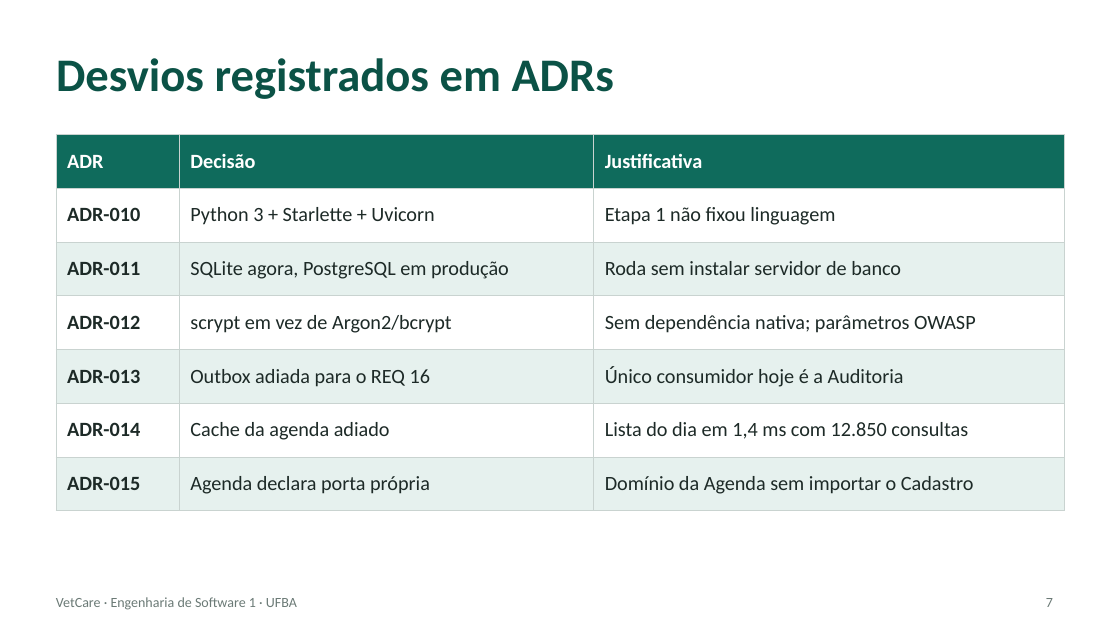
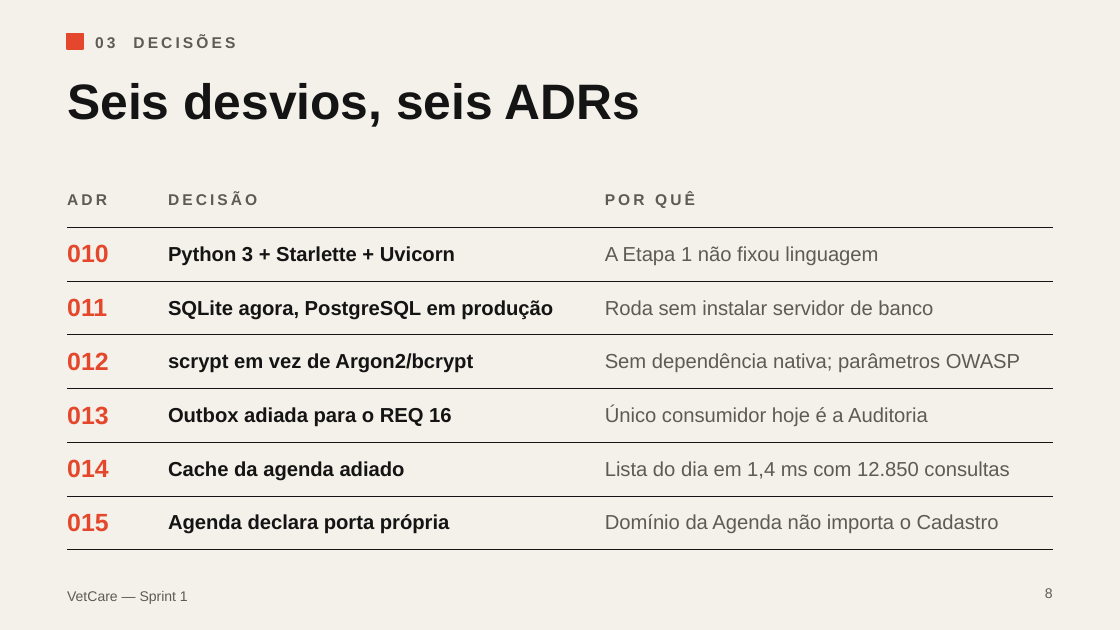
Before and after one commit to GuilhermePSBG/vetcare, a slide deck: slide 8 of docs/VetCare_Trabalho2_Sprint1.pptx (slide 7 before the commit). Drawn at 1120x630 pixels with LibreOffice and Linux fonts; fonts in the diff are those of the drawing. Boxes give left, top, right and bottom in pixels: in the first picture for what was removed or moved away, otherwise in the second. Text is boxed around its words. In the diff, an @@ line names an element or a change of style, - is before the commit and + after.

```diff
--- a/docs/VetCare_Trabalho2_Sprint1.pptx
+++ b/docs/VetCare_Trabalho2_Sprint1.pptx
@@ background #FFFFFF to #F4F1EA @@
@@ rectangle added at box(67, 34, 83, 49), fill #E4472B, outline #E4472B 1 pt @@
@@ text added at box(95, 36, 235, 48), 10 pt, text #5E5B55, bold @@
+03 DECISÕES
@@ title at box(67, 83, 641, 127): text changed; size 30 to 32 pt; font Calibri to Arial; text colour #0B5246 to #141414 @@
-Desvios registrados em ADRs
+Seis desvios, seis ADRs
@@ title "Seis desvios, seis ADRs" at box(67, 83, 641, 127): vertical alignment middle to top @@
@@ table at box(67, 174, 1053, 538) @@
-row 1, column 2: Decisão
+row 1, column 2: DECISÃO
-row 1, column 3: Justificativa
+row 1, column 3: POR QUÊ
-row 2, column 1: ADR-010
+row 2, column 1: 010
-row 2, column 3: Etapa 1 não fixou linguagem
+row 2, column 3: A Etapa 1 não fixou linguagem
-row 3, column 1: ADR-011
+row 3, column 1: 011
-row 4, column 1: ADR-012
+row 4, column 1: 012
-row 5, column 1: ADR-013
+row 5, column 1: 013
-row 6, column 1: ADR-014
+row 6, column 1: 014
-row 7, column 1: ADR-015
+row 7, column 1: 015
-row 7, column 3: Domínio da Agenda sem importar o Cadastro
+row 7, column 3: Domínio da Agenda não importa o Cadastro
@@ fill #0F6B5C to none in row 1 @@
@@ fill #FFFFFF to none in 9 cells @@
@@ fill #E6F1EE to none in 9 cells @@
@@ size 13 to 10 pt, text colour #FFFFFF to #5E5B55, letter spacing 0 to 2 pt in "ADR" @@
@@ font Calibri to Arial in "ADR", "Python 3 + Starlette + Uvicorn", "SQLite agora, PostgreSQL em produção", "Roda sem instalar servidor de banco" and 7 more places @@
@@ text colour #1D2A27 to #141414, bold on in "Python 3 + Starlette + Uvicorn", "SQLite agora, PostgreSQL em produção", "scrypt em vez de Argon2/bcrypt", "Outbox adiada para o REQ 16" and 2 more places @@
@@ text colour #1D2A27 to #5E5B55 in "Roda sem instalar servidor de banco", "Sem dependência nativa; parâmetros OWASP", "Único consumidor hoje é a Auditoria", "Lista do dia em 1,4 ms com ..." @@
@@ borders changed @@
@@ table: place and size @@
-table at box(56, 134, 1064, 498)
+table at box(67, 174, 1053, 538)
@@ text at box(67, 591, 188, 604): text changed; font Calibri to Arial; text colour #6B7A76 to #5E5B55 @@
-VetCare · Engenharia de Software 1 · UFBA
+VetCare — Sprint 1
@@ page number added at box(1045, 588, 1053, 598), 9 pt, text #5E5B55 @@
+8
@@ page number removed at box(1046, 598, 1053, 607) @@
-7
```
Also in this commit, not shown: 10 other slides changed, 2 slides added, 1 slide removed, 1 other file.
